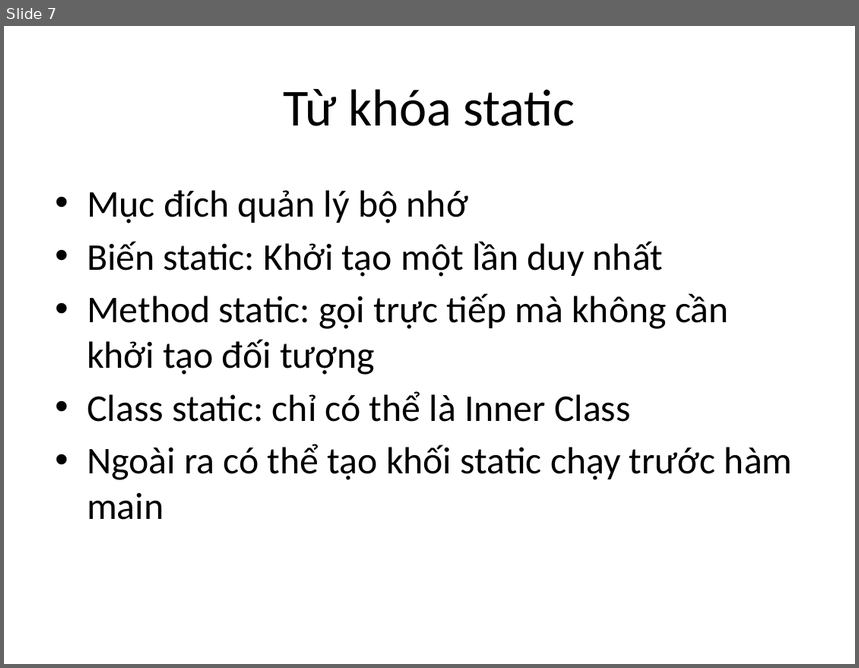
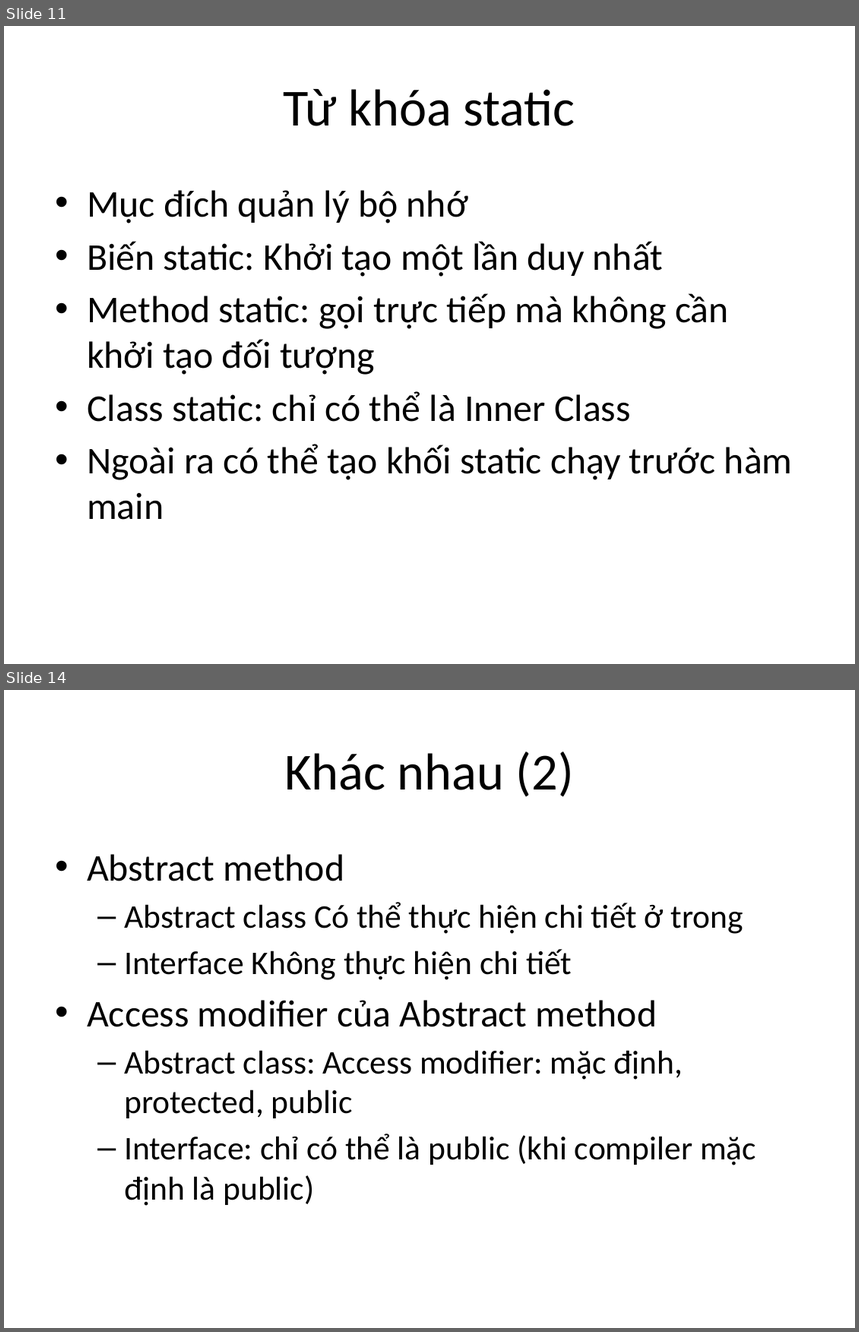
Before and after one commit to phithanh97cs/T3H, a slide deck: 5. Other/Free/Abstract and Interface.pptx. Shown one above the other, each under a label of ours: slide 7 before the commit, slides 11 and 14 after it; the slides between them are not shown. The pictures are 859x668 and 859x1332 pixels, drawn with LibreOffice and Linux fonts; fonts in the diff are those of the drawing. Boxes give left, top, right and bottom in pixels: in the first picture for what was removed or moved away, otherwise in the second. Text is boxed around its words. In the diff, an @@ line names an element or a change of style, - is before the commit and + after.

```diff
--- a/5. Other/Free/Abstract and Interface.pptx
+++ b/5. Other/Free/Abstract and Interface.pptx
@@ slide 14 added at [4, 690, 855, 1328], background #FFFFFF @@
@@ title added at [284, 752, 574, 797], 44 pt, text #000000 @@
+Khác nhau (2)
@@ text added at [87, 854, 756, 1206], 28 pt, text #000000 @@
+• Abstract method
+  – Abstract class Có thể thực hiện chi tiết ở trong
+  – Interface Không thực hiện chi tiết
+• Access modifier của Abstract method
+  – Abstract class: Access modifier: mặc định, protected, public
+  – Interface: chỉ có thể là public (khi compiler mặc định là public)
@@ what was slide 7 is now slide 11 @@
```
Also in this commit, not shown: 1 slide changed, 12 other slides added, 12 slides removed, 10 other files.
